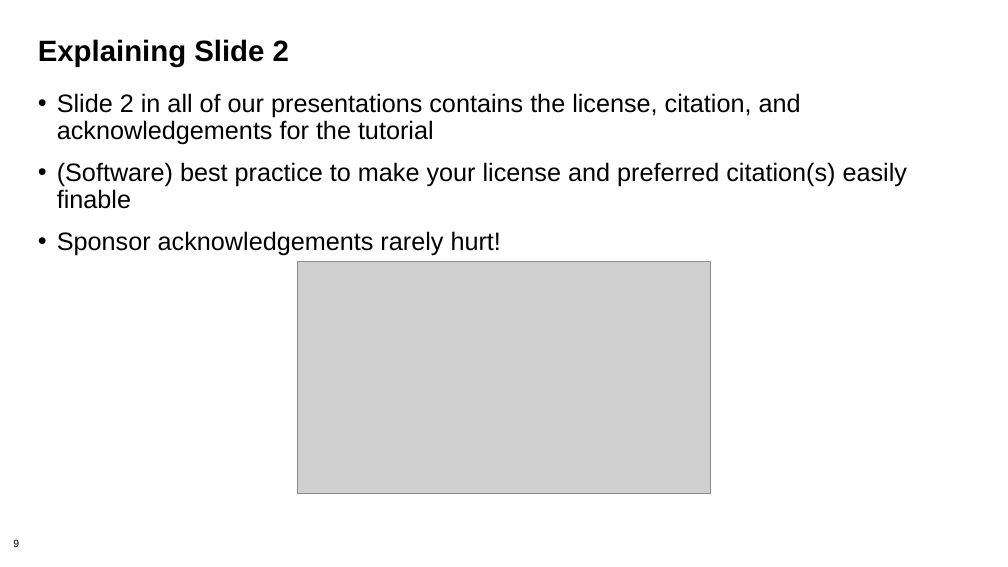
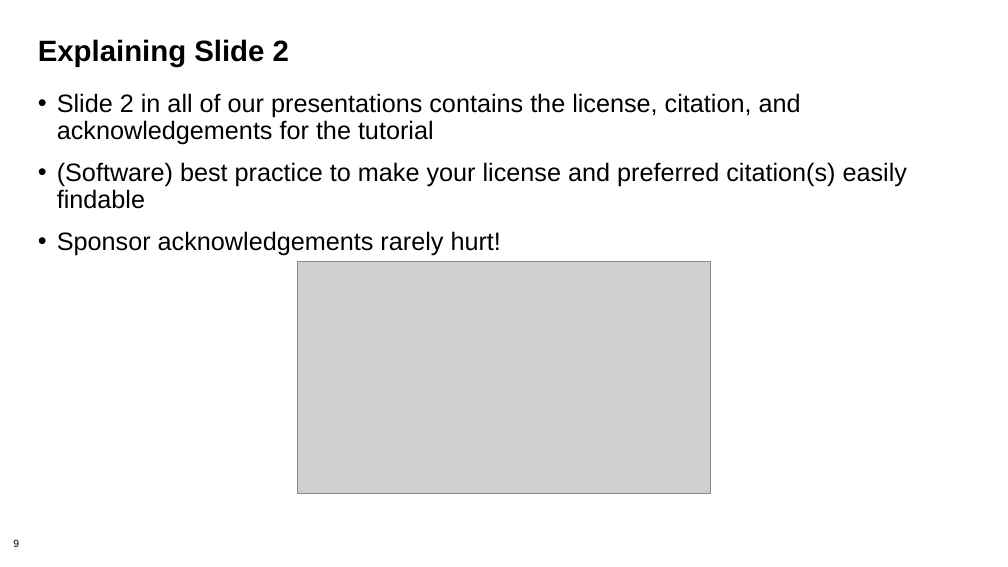
Before and after one commit to bssw-tutorial/presentations, a slide deck: slide 9 of intro-a.pptx. Drawn at 1008x567 pixels with LibreOffice and Linux fonts; fonts in the diff are those of the drawing; grey boxes stand for pictures; background and template pictures are left out. Boxes give left, top, right and bottom in pixels: in the first picture for what was removed or moved away, otherwise in the second. Text is boxed around its words. In the diff, an @@ line names an element or a change of style, - is before the commit and + after.

```diff
--- a/intro-a.pptx
+++ b/intro-a.pptx
@@ text at [57, 162, 907, 209]: text changed @@
-• (Software) best practice to make your license and preferred citation(s) easily finable
+• (Software) best practice to make your license and preferred citation(s) easily findable
```
Also in this commit, not shown: 1 other file.
